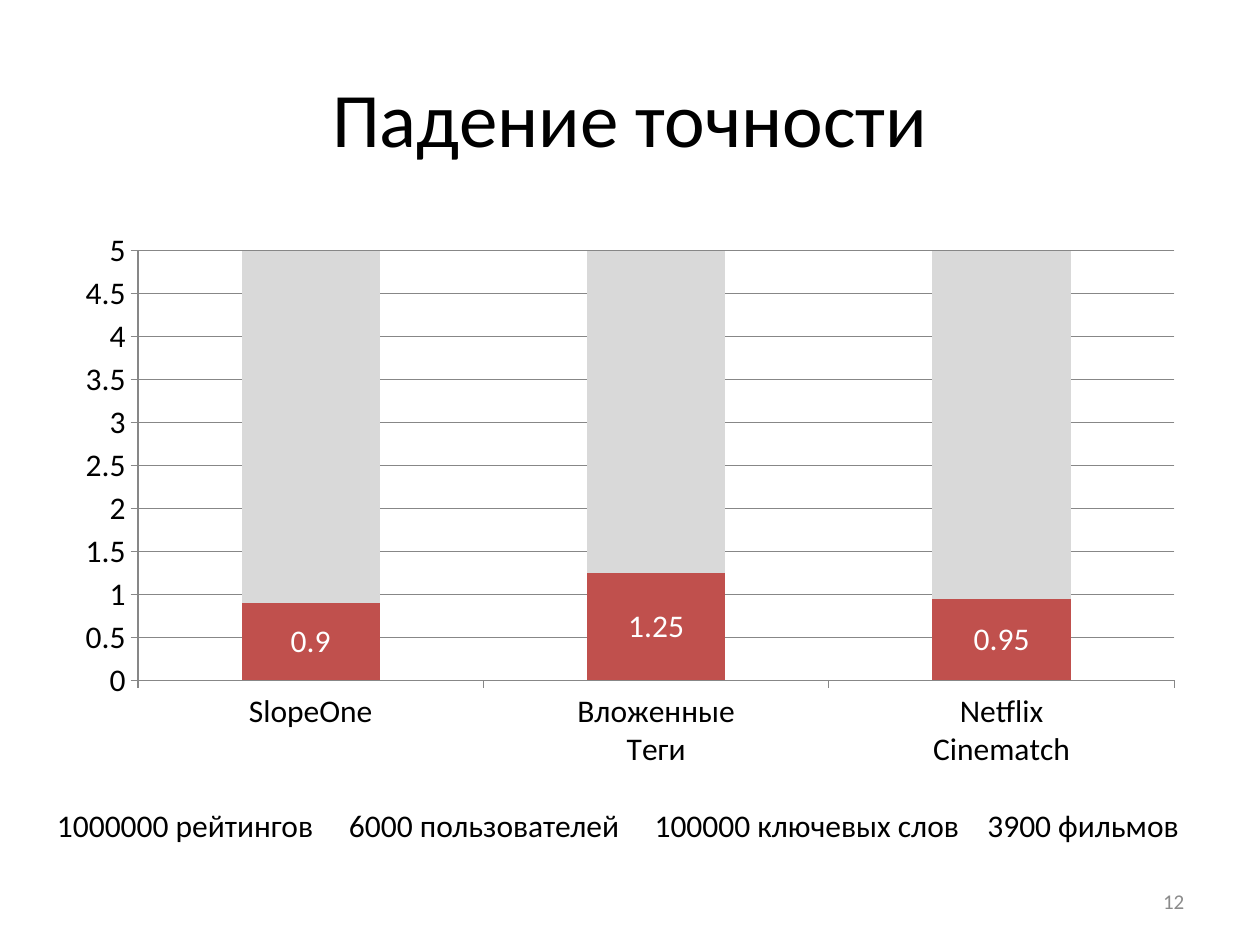
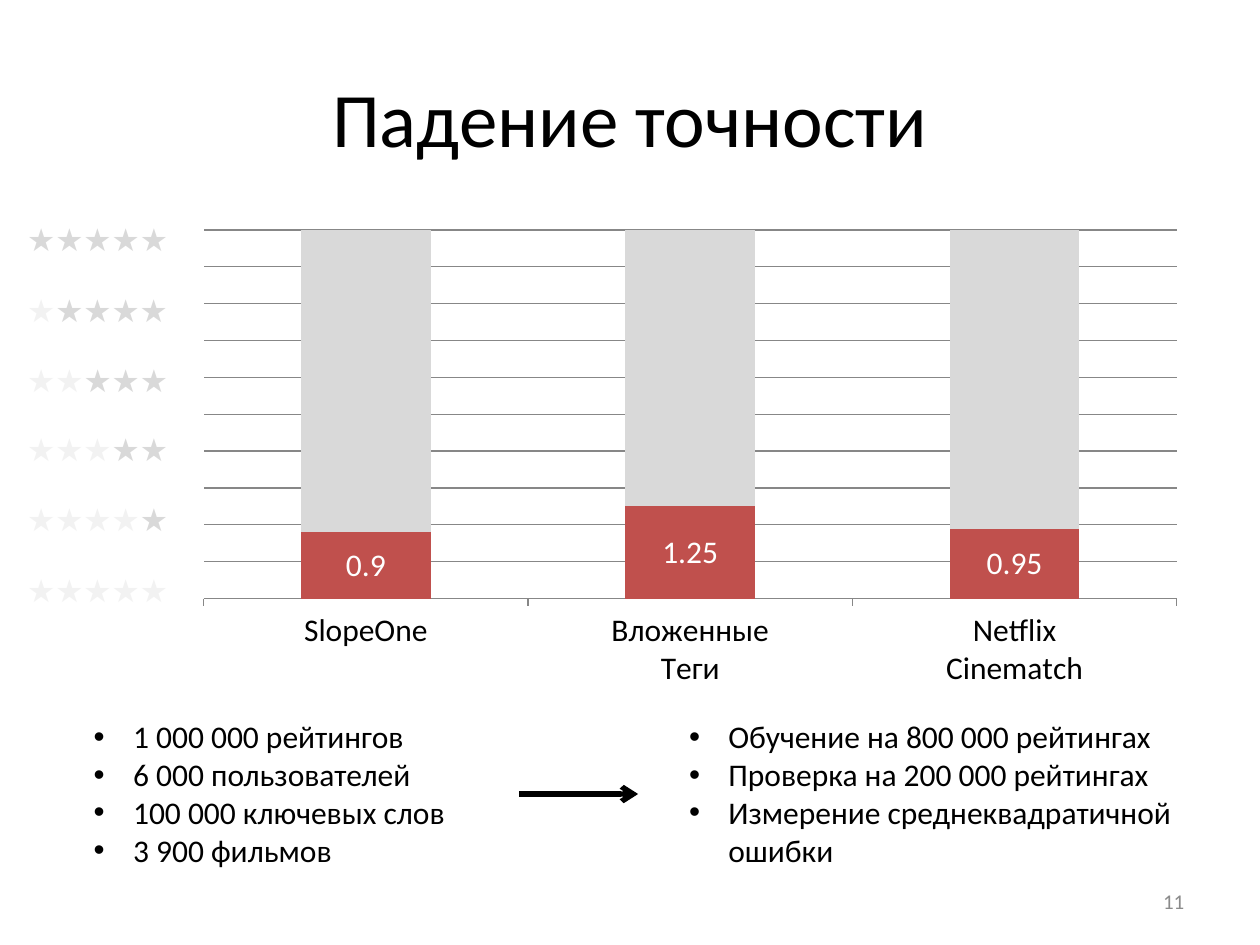
Before and after one commit to Otann/diploma, a slide deck: slide 11 of slides.pptx (slide 12 before the commit). Drawn at 1260x945 pixels with LibreOffice and Linux fonts; fonts in the diff are those of the drawing. Boxes give left, top, right and bottom in pixels: in the first picture for what was removed or moved away, otherwise in the second. Text is boxed around its words. In the diff, an @@ line names an element or a change of style, - is before the commit and + after.

```diff
--- a/slides.pptx
+++ b/slides.pptx
@@ text added at <box>15,213,199,263</box>, 18 pt, text #D9D9D9 @@
+★★★★★
@@ column stacked chart at <box>184,220,1197,697</box> @@
@@ value axis changed @@
@@ column stacked chart: place and size @@
-column stacked chart at <box>63,220,1197,780</box>
+column stacked chart at <box>184,220,1197,697</box>
@@ text added at <box>15,285,199,335</box>, 18 pt, text #D9D9D9 @@
+★★★★★
@@ text added at <box>15,355,199,406</box>, 18 pt, text #D9D9D9 @@
+★★★★★
@@ text added at <box>15,425,199,475</box>, 18 pt, text #F2F2F2 @@
+★★★★★
@@ text added at <box>15,494,199,544</box>, 18 pt, text #F2F2F2 @@
+★★★★★
@@ text added at <box>15,564,199,615</box>, 18 pt, text #F2F2F2 @@
+★★★★★
@@ text at <box>133,726,445,868</box>: text changed @@
-  1000000 рейтингов 6000 пользователей 100000 ключевых слов 3900 фильмов
+  • 1 000 000 рейтингов
+  • 6 000 пользователей
+  • 100 000 ключевых слов
+  • 3 900 фильмов
@@ text added at <box>728,726,1171,863</box>, 18 pt, text #000000 @@
+  • Обучение на 800 000 рейтингах
+  • Проверка на 200 000 рейтингах
+  • Измерение среднеквадратичной ошибки
@@ arrow added from (519, 794) to (638, 794), #000000 3 pt @@
@@ page number at <box>1163,895,1184,909</box>: text changed @@
-12
+11
```
Also in this commit, not shown: 11 other slides changed, 3 slides added, 2 slides removed, 33 other files.
